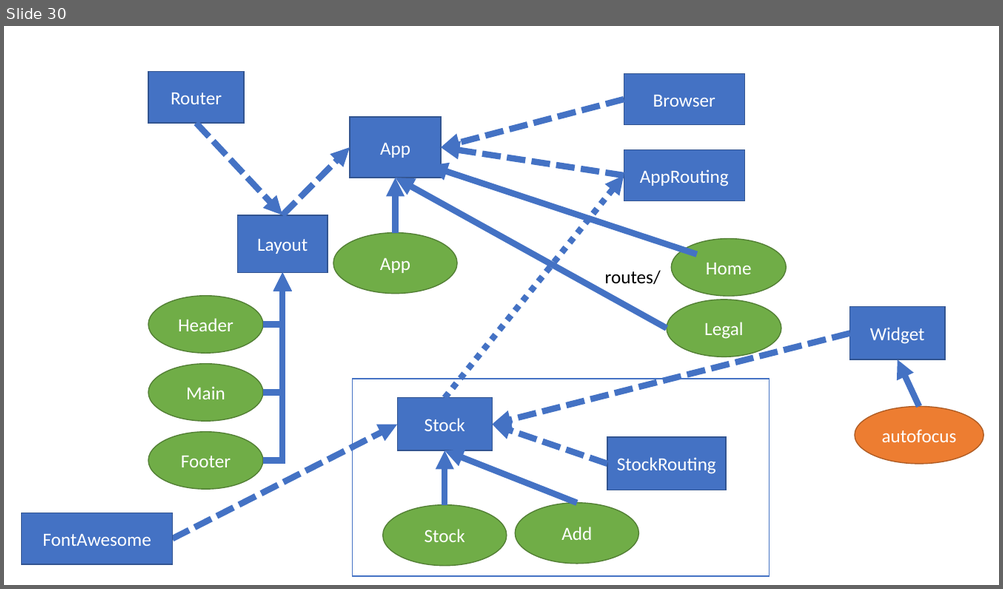
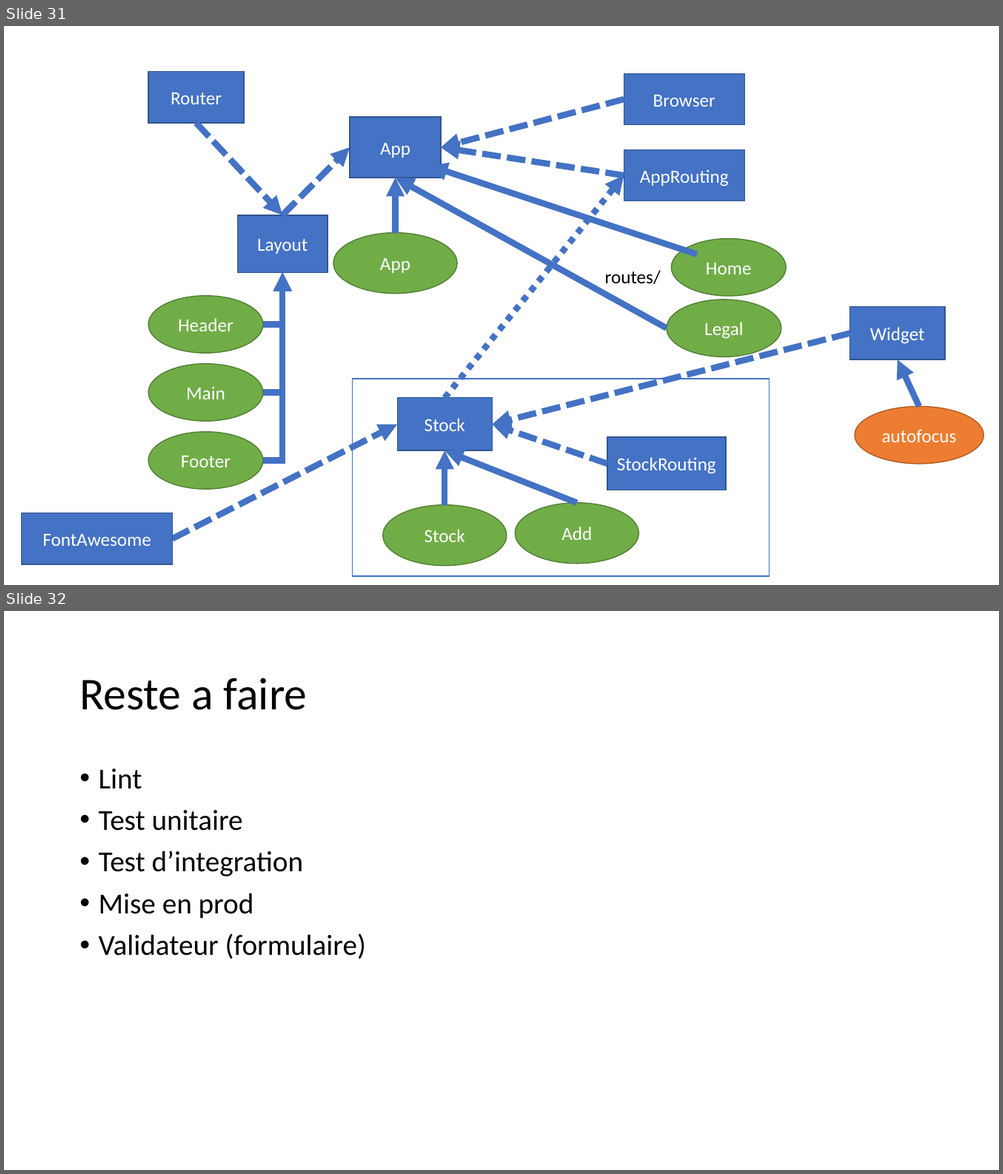
Before and after one commit to jlg-formation/agucv1-mai-2022, a slide deck: notes.pptx. Shown one above the other, each under a label of ours: slide 30 before the commit, slides 31 and 32 after it. The pictures are 1003x589 and 1003x1174 pixels, drawn with LibreOffice and Linux fonts; fonts in the diff are those of the drawing. Boxes give left, top, right and bottom in pixels: in the first picture for what was removed or moved away, otherwise in the second. Text is boxed around its words. In the diff, an @@ line names an element or a change of style, - is before the commit and + after.

```diff
--- a/notes.pptx
+++ b/notes.pptx
@@ slide 32 added at box(4, 611, 999, 1170), background #FFFFFF @@
@@ title added at box(79, 678, 307, 710), 44 pt, text #000000 @@
+Reste a faire
@@ text added at box(99, 769, 366, 960), 28 pt, text #000000 @@
+• Lint
+• Test unitaire
+• Test d’integration
+• Mise en prod
+• Validateur (formulaire)
@@ what was slide 30 is now slide 31 @@
```
Also in this commit, not shown: 4 other slides added.
